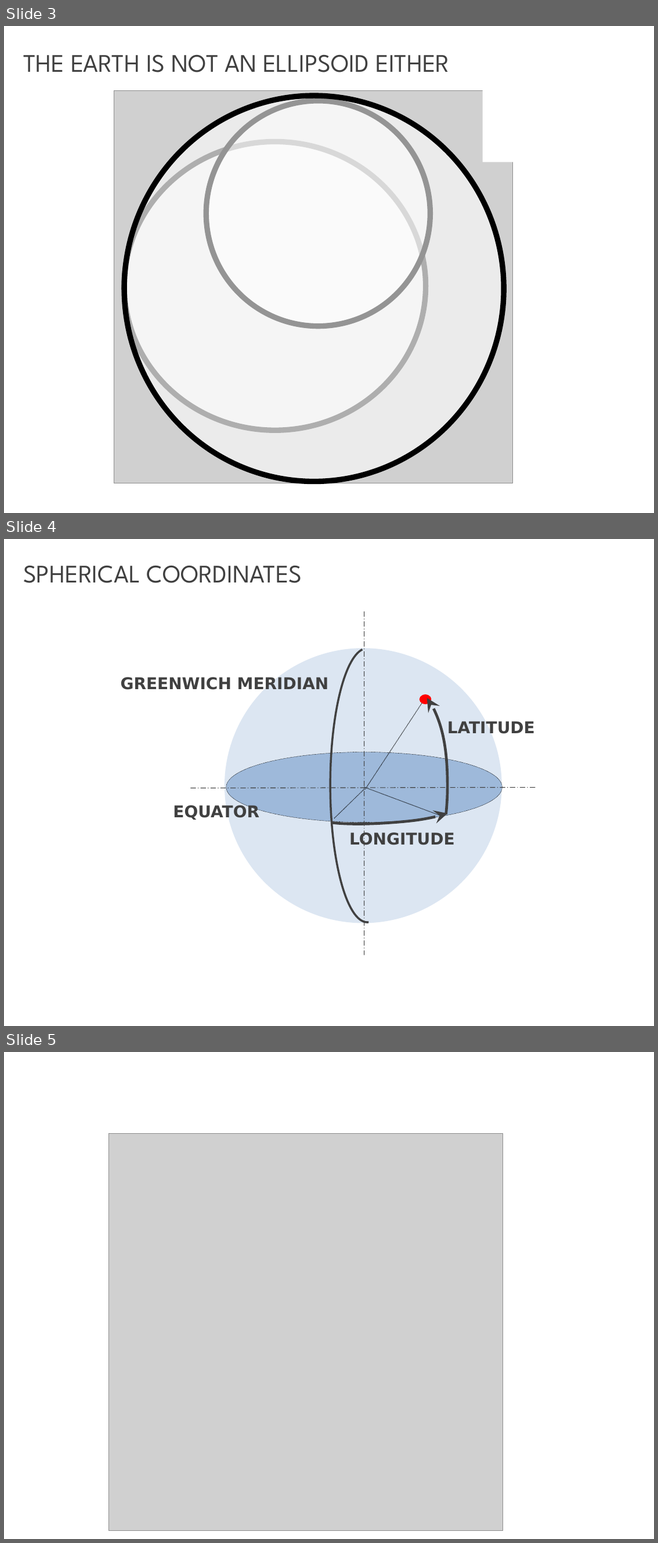
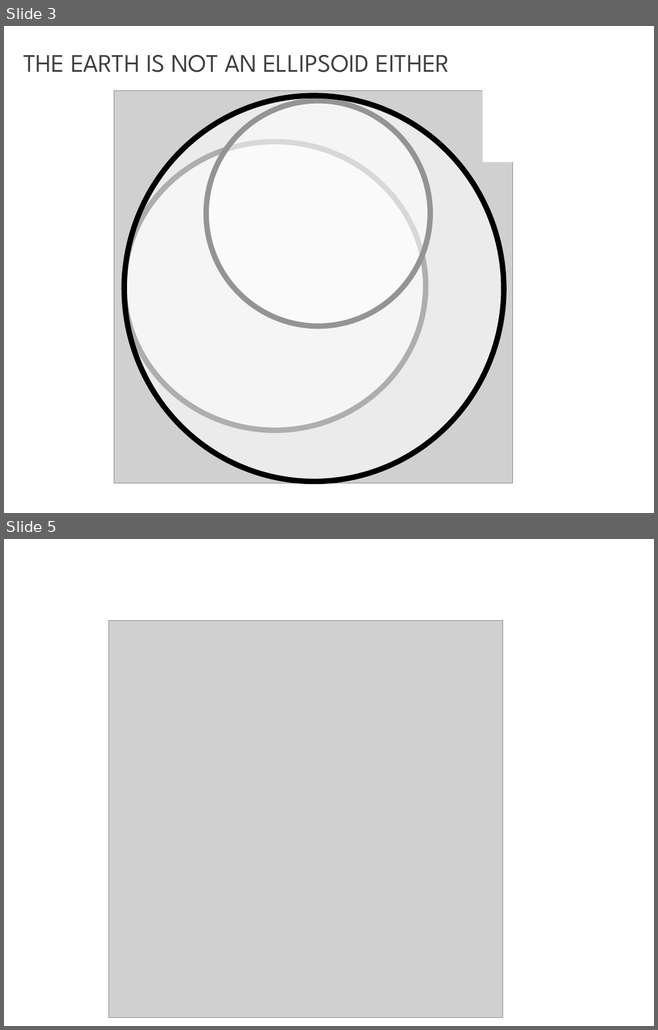
Before and after one commit to MarconiLab/training-courses, a slide deck: gis/animal-health/master-course/ppt/map-projections.pptx. Shown one above the other, each under a label of ours: slides 3, 4 and 5 before the commit, slides 3 and 5 after it; the slides between them are not shown. The pictures are 658x1543 and 658x1030 pixels, drawn with LibreOffice and Linux fonts; fonts in the diff are those of the drawing; grey boxes stand for pictures. Boxes give left, top, right and bottom in pixels: in the first picture for what was removed or moved away, otherwise in the second. Text is boxed around its words. In the diff, an @@ line names an element or a change of style, - is before the commit and + after.

```diff
--- a/gis/animal-health/master-course/ppt/map-projections.pptx
+++ b/gis/animal-health/master-course/ppt/map-projections.pptx
@@ slide 4 removed at (x1=4, y1=539, x2=654, y2=1026), background #FFFFFF @@
@@ title removed at (x1=23, y1=565, x2=302, y2=583) @@
-SPHERICAL COORDINATES
@@ line removed from (364, 611) to (364, 955) @@
@@ ellipse removed at (x1=224, y1=648, x2=502, y2=923) @@
@@ freeform shape removed at (x1=330, y1=650, x2=368, y2=922) @@
@@ text removed at (x1=121, y1=677, x2=329, y2=690) @@
-GREENWICH MERIDIAN
@@ ellipse removed at (x1=419, y1=694, x2=431, y2=704) @@
@@ line removed from (365, 789) to (423, 701) @@
@@ freeform shape removed at (x1=413, y1=699, x2=447, y2=815) @@
@@ text removed at (x1=447, y1=721, x2=535, y2=734) @@
-LATITUDE
@@ ellipse removed at (x1=226, y1=752, x2=502, y2=822) @@
@@ line removed from (190, 788) to (536, 787) @@
@@ line removed from (364, 789) to (334, 819) @@
@@ line removed from (364, 787) to (441, 816) @@
@@ text removed at (x1=173, y1=805, x2=259, y2=820) @@
-EQUATOR
@@ freeform shape removed at (x1=331, y1=810, x2=447, y2=827) @@
@@ text removed at (x1=349, y1=831, x2=455, y2=846) @@
-LONGITUDE
```
Also in this commit, not shown: 1 slide added, 3 other files.
